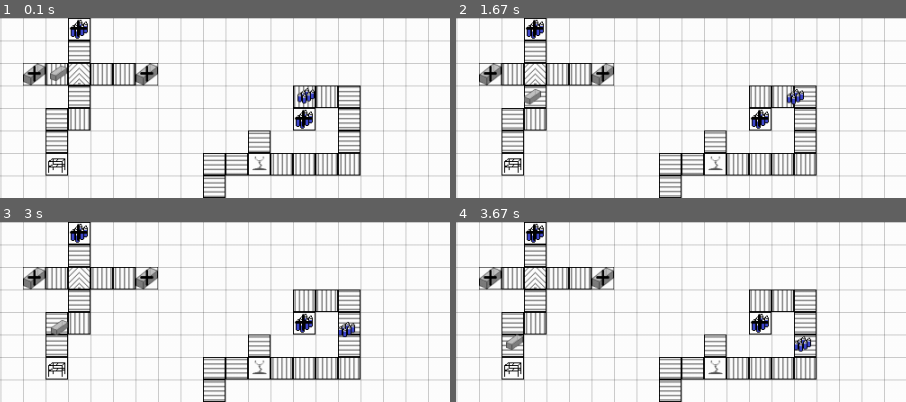
Above: before the commit, frames 1-4 (two rows, left to right).
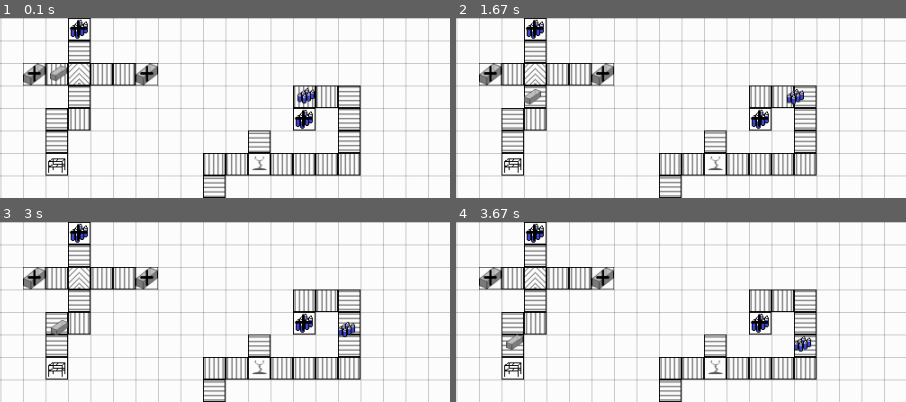
Above: after the commit, the same moments.

Repository: TobiasScheuer/PyGame-Simulations-other
Game: pygame game, started from FactorySim.py
Same seed, same stepped clock (60 frames per second), same inputs: the game is played once before the commit and once after it.
Inputs:
- Up to frame 1 (0.1 s): no input
- Up to frame 2 (1.67 s): no input
- Up to frame 3 (3 s): no input
- Up to frame 4 (3.67 s): no input
The pictures show only the part of the screen within x 2-52%, y 0-50%; the shares and areas given below are measured in that part.

The runs differ from the first frame. In frame 1, 0.7% of the frame differs, in the area x 45-55%, y 75-88%; in frame 2, 0.7%; in frame 3, 0.7%; in frame 4, 0.7%.

Commit message:
fix: added  backwards input/direction detection which fixed previous turning/interface errors

Diff:
--- a/FactorySim.py
+++ b/FactorySim.py
@@ -3,7 +3,7 @@
 import random
 
 """
-TODO: Fix input/output detection (see conveyors left of robot), adapt robot grab coordinates
+TODO: adapt robot grab coordinates
 Goal of this Simulation:
 Visualize a HMI for a 2-D factory including manufacturing machines, intralogistics, productivity stats.
 [3-D factory by having floors, switch floor with arrows on display]
@@ -57,6 +57,15 @@
 	"""
 	doc
 	"""
+
+	def __init__(self, coordinates):
+		self.check_coordinates(coordinates)
+		self.coordinates = coordinates
+		self.ID = generate_ID()
+		IDS[self.ID] = type(self)
+		self.input_rect = list()		# a list of 25x3 rect
+		self.output_rect = list()		# a list of 25x3 rect
+
 	def check_coordinates(self, coordinates):
 		if coordinates[0] < 0 or coordinates[0] > WIDTH:
 			raise PlacementError(type(self), coordinates, "horizontal coordinate bounds")
@@ -65,24 +74,6 @@
 		for i, entity in enumerate(LOGISTICS+MACHINES):
 			if coordinates == entity.coordinates:
 				raise PlacementError(type(self), coordinates, entity)
-
-	def generate_ID(self):
-		ID = str(random.randint(1,9999))
-		while len(ID) < 4:
-			ID = "0" + ID
-		while ID in IDS.keys():
-			ID = str(random.randint(1,9999))
-			while len(ID) < 4:
-				ID = "0" + ID
-		self.ID = ID
-
-	def __init__(self, coordinates):
-		self.check_coordinates(coordinates)
-		self.coordinates = coordinates
-		self.generate_ID()
-		IDS[self.ID] = type(self)
-		self.input_rect = list()		# a list of 25x3 rect
-		self.output_rect = list()		# a list of 25x3 rect
 
 	def get_interfaces(self):
 		"""
@@ -108,7 +99,6 @@
 							self.output_rect.append(logistic.input_rect[inputlist_indexes[j]])
 
 
-
 class Machine(Resources):
 	"""
 	doc
@@ -160,7 +150,7 @@
 				elif self.output_rect[1] in logistic.input_rect:
 					coordinates = (self.output_rect[1][0], self.output_rect[1][1]-1 )
 			if coordinates != (0,0):
-				self.generate_ID()
+				self.ID = generate_ID()
 				if self.product == "boxes":
 					newProduct = Box(coordinates)
 					collision_box = pygame.Rect(coordinates, newProduct.size)
@@ -215,30 +205,32 @@
 
 	def check_orientation(self):
 		if self.direction == None:
-			if len(self.input_rect) == 0:
+			left_interface = pygame.Rect(self.coordinates[0]-1, self.coordinates[1], 3, 25)
+			right_interface = pygame.Rect(self.coordinates[0]+24, self.coordinates[1], 3, 25)
+			up_interface = pygame.Rect(self.coordinates[0], self.coordinates[1]-1, 25, 3)
+			down_interface = pygame.Rect(self.coordinates[0], self.coordinates[1]+24, 25, 3)
+			possible_neighbours = [(self.coordinates[0]-25,self.coordinates[1]), (self.coordinates[0]+25,self.coordinates[1]), (self.coordinates[0],self.coordinates[1]+25), (self.coordinates[0],self.coordinates[1]-25)]
+			hits = list()
+			combinedlist = LOGISTICS+MACHINES
+			for i, entity in enumerate(combinedlist):
+				if entity.coordinates in possible_neighbours:
+					hits.append(entity.coordinates)
+			if len(hits) > 2 and isinstance(self, RollerConveyor) and isinstance(self, TIntersection) == False: #1D Roller Conveyor supposed to only have 2 neighbors
+				raise PlacementError(type(self), self.coordinates, "too many neighbours")
+			elif len(hits) <= 0:
 				pass
-			elif len(self.input_rect) == 1:
-				input = self.input_rect[0]
-				possible_neighbours = [(self.coordinates[0]-25,self.coordinates[1]), (self.coordinates[0]+25,self.coordinates[1]), (self.coordinates[0],self.coordinates[1]+25), (self.coordinates[0],self.coordinates[1]-25)]
-				hits = list()
-				for i,logistic in enumerate(LOGISTICS):
-					if logistic.coordinates in possible_neighbours:
-						hits.append(logistic.coordinates)
-				for i, machine in enumerate(MACHINES):
-					if machine.coordinates in possible_neighbours:
-						hits.append(machine.coordinates)
-				if len(hits) > 2 and isinstance(self, RollerConveyor): #1D Roller Conveyor supposed to only have 2 neighbors
-					raise PlacementError(type(self), self.coordinates, "too many neighbours")
-				elif len(hits) <= 0:
+			else:
+				if len(self.input_rect) == 0:
 					pass
-				else:
+				elif len(self.input_rect) == 1:
+					input = self.input_rect[0]
 					output_rect = False
 					for k in range (0,len(hits)):
 						if hits[k][0] < self.coordinates[0]: # neighbour on left flank
 							if input.left < self.coordinates[0]: # input on left flank
 								pass
 							else: # input not on left flank -> has to be output
-								output_rect = pygame.Rect((self.coordinates[0]-1, self.coordinates[1]),(3,25))
+								output_rect = left_interface
 								self.direction = "left"
 								self.image = pygame.transform.rotate(self.image, 90)
 								self.image1 = pygame.transform.rotate(self.image1, 90)
@@ -247,7 +239,7 @@
 							if input.left > self.coordinates[0]: # input on the right flank
 								pass
 							else:
-								output_rect = pygame.Rect((self.coordinates[0]+24, self.coordinates[1]),(3,25))
+								output_rect = right_interface
 								self.direction = "right"
 								self.image = pygame.transform.rotate(self.image, 270)
 								self.image1 = pygame.transform.rotate(self.image1, 270)
@@ -256,7 +248,7 @@
 							if input.top < self.coordinates[1]: # input above
 								pass
 							else:
-								output_rect = pygame.Rect((self.coordinates[0], self.coordinates[1]-1),(25,3))
+								output_rect = up_interface
 								self.direction = "up"
 								#image correct orientation from loading
 								break
@@ -264,7 +256,7 @@
 							if input.top > self.coordinates[1]:
 								pass
 							else:
-								output_rect = pygame.Rect((self.coordinates[0], self.coordinates[1]+24),(25,3))
+								output_rect = down_interface
 								self.direction = "down"
 								self.image = pygame.transform.flip(self.image, False, True)
 								self.image1 = pygame.transform.flip(self.image1, False, True)
@@ -274,37 +266,81 @@
 					if not output_rect == False:
 						if output_rect not in self.output_rect:
 							self.output_rect.append(output_rect)
-			elif len(self.input_rect) == 2:
+				elif len(self.input_rect) == 2:
+					pass
+				elif len(self.input_rect) == 3:
+					if isinstance(self, TIntersection):
+						possible_interfaces = [left_interface, right_interface, up_interface, down_interface]
+						for i in range(0,4):
+							if not possible_interfaces[i] in self.input_rect:
+								self.output_rect.append(possible_interfaces[i])
+								if i == 0:
+									self.direction = "left"
+									self.image = pygame.transform.rotate(self.image, 90)
+									self.image1 = pygame.transform.rotate(self.image1, 90)
+								elif i == 1:
+									self.direction = "right"
+									self.image = pygame.transform.rotate(self.image, 270)
+									self.image1 = pygame.transform.rotate(self.image1, 270)
+								elif i == 2:
+									self.direction = "up"
+									#image correct orientation from loading
+								else:
+									self.direction = "down"
+									self.image = pygame.transform.flip(self.image, False, True)
+									self.image1 = pygame.transform.flip(self.image1, False, True)
+								break
+				else:
+					print('error1')
+					# TODO: create actual error
+		if self.direction == None:
+			if len(self.output_rect) == 1:
+				output = self.output_rect[0]
+				if output == left_interface:	# if only output found, turn conveyor towards output
+					self.direction ="left"
+					self.image = pygame.transform.rotate(self.image, 90)
+					self.image1 = pygame.transform.rotate(self.image1, 90)
+				elif output == right_interface:
+					self.direction = "right"
+					self.image = pygame.transform.rotate(self.image, 270)
+					self.image1 = pygame.transform.rotate(self.image1, 270)
+				elif output == up_interface:
+					self.direction = "up"
+					#image correct orientation from loading
+				elif output == down_interface:
+					self.direction = "down"
+					self.image = pygame.transform.flip(self.image, False, True)
+					self.image1 = pygame.transform.flip(self.image1, False, True)
+				input_rect = False
+				for k in range (0,len(hits)):
+					if hits[k][0] < self.coordinates[0]: # neighbour on left flank
+						if output.left < self.coordinates[0]: # ouput on left flank
+							pass
+						else: # output not on left flank -> has to be input
+							input_rect = left_interface
+					elif hits[k][0] > self.coordinates[0]: # neighbour on the right flank
+						if output.left > self.coordinates[0]: # output on the right flank
+							pass
+						else:
+							input_rect = right_interface
+					elif hits[k][1] < self.coordinates[1]: # neighbour above
+						if output.top < self.coordinates[1]: # output above
+							pass
+						else:
+							input_rect = up_interface
+					elif hits[k][1] > self.coordinates[1]: # neighbour below
+						if output.top > self.coordinates[1]: # output below
+							pass
+						else:
+							input_rect = down_interface
+					else:
+						print('error3')
+				if not input_rect == False:
+					if input_rect not in self.input_rect:
+						self.input_rect.append(input_rect)
+			else:
 				pass
-			elif len(self.input_rect) == 3:
-				if isinstance(self, TIntersection):
-					poss1 = pygame.Rect(self.coordinates[0]-1, self.coordinates[1], 3, 25)
-					poss2 = pygame.Rect(self.coordinates[0]+24, self.coordinates[1], 3, 25)
-					poss3 = pygame.Rect(self.coordinates[0], self.coordinates[1]-1, 25, 3)
-					poss4 = pygame.Rect(self.coordinates[0], self.coordinates[1]+24, 25, 3)
-					possible_interfaces = [poss1, poss2, poss3, poss4]
-					for i in range(0,4):
-						if not possible_interfaces[i] in self.input_rect:
-							self.output_rect.append(possible_interfaces[i])
-							if i == 0:
-								self.direction = "left"
-								self.image = pygame.transform.rotate(self.image, 90)
-								self.image1 = pygame.transform.rotate(self.image1, 90)
-							elif i == 1:
-								self.direction = "right"
-								self.image = pygame.transform.rotate(self.image, 270)
-								self.image1 = pygame.transform.rotate(self.image1, 270)
-							elif i == 2:
-								self.direction = "up"
-								#image correct orientation from loading
-							else:
-								self.direction = "down"
-								self.image = pygame.transform.flip(self.image, False, True)
-								self.image1 = pygame.transform.flip(self.image1, False, True)
-							break
-			else:
-				print('error1')
-				# TODO: create actual error
+				#print("error4")
 
 class BeltConveyor(Conveyor):
 	"""
@@ -422,7 +458,6 @@
 						if self.input_rect[index] == left_interface: # left input
 							if self.image_index == 7:
 								self.grabbed = product.ID
-								product.rect = product.rect.move(5,-1)
 								product.busy = True
 							elif self.image_index in [8,1,2,3]:
 								newindex = self.image_index -1
@@ -437,7 +472,6 @@
 						elif self.input_rect[index] == right_interface: # right input
 							if self.image_index == 3:
 								self.grabbed = product.ID
-								product.rect = product.rect.move(-5,-1)
 								product.busy = True
 							elif self.image_index in [7,8,1,2]:
 								newindex = self.image_index +1
@@ -452,7 +486,6 @@
 						elif self.input_rect[index] == up_interface: # upper input
 							if self.image_index == 1:
 								self.grabbed = product.ID
-								product.rect = product.rect.move(0,5)
 								product.busy = True
 							elif self.image_index in [5,6,7,8]:
 								newindex = self.image_index + 1
@@ -467,7 +500,6 @@
 						elif self.input_rect[index] == down_interface: # lower input
 							if self.image_index == 5:
 								self.grabbed = product.ID
-								product.rect = product.rect.move(0,-5)
 								product.busy = True
 							elif self.image_index in [6,7,8]:
 								newindex = self.image_index - 1
@@ -477,6 +509,24 @@
 								newindex = self.image_index + 1
 								self.image_index = newindex
 								self.image = self.images[newindex]
+						if not self.grabbed == None:
+							if self.image_index == 1:
+								new_coordinates = (self.rect[0]+5, self.rect[1]-10)
+							elif self.image_index == 2:
+								new_coordinates = (self.rect[0]+10, self.rect[1]-5)
+							elif self.image_index == 3:
+								new_coordinates = (self.rect[0]+18, self.rect[1]-1)
+							elif self.image_index == 4:
+								new_coordinates = (self.rect[0]+10, self.rect[1]+5)
+							elif self.image_index == 5:
+								new_coordinates = (self.rect[0]+5, self.rect[1]+10)
+							elif self.image_index == 6:
+								new_coordinates = (self.rect[0], self.rect[1]+5)
+							elif self.image_index == 7:
+								new_coordinates = (self.rect[0]-5, self.rect[1]-1)
+							elif self.image_index == 8:
+								new_coordinates = (self.rect[0]-10, self.rect[1]-5)
+							product.rect.update(new_coordinates, product.size)
 						break
 
 
@@ -488,7 +538,7 @@
 		"""
 		doc
 		"""
-		self.generate_ID()
+		self.ID = generate_ID()
 		IDS[self.ID] = type(self)
 		self.busy = False
 
@@ -548,10 +598,50 @@
 					self.rect.update((machine.coordinates[0]+3, machine.coordinates[1]+3), self.size)
 					self.busy = True
 
-	def generate_ID(self):
-		"""
-		doc
-		"""
+class Box(Product):
+	"""
+	doc
+	"""
+	size = (19,17)
+
+	def __init__(self, coordinates):
+		super().__init__(coordinates)
+
+		self.rect = pygame.Rect((coordinates[0]+3, coordinates[1]+3), self.size)
+		tempimage = pygame.image.load("res/factory/box.png").convert_alpha()
+		self.image = pygame.transform.smoothscale(tempimage, self.size)
+		self.content = None
+
+class Bottles(Product):
+	"""
+	doc
+	"""
+	size = (19,17)
+
+	def __init__(self, coordinates):
+		super().__init__(coordinates)
+		self.rect = pygame.Rect((coordinates[0]+3, coordinates[1]+3), self.size)
+		tempimage = pygame.image.load("res/factory/bottles.png").convert_alpha()
+		self.image = pygame.transform.smoothscale(tempimage, self.size)
+		tempimage = pygame.image.load("res/factory/boxedBottles.png").convert_alpha()
+		self.image_boxed = pygame.transform.smoothscale(tempimage, self.size)
+
+
+def check_collision(own_rect, collision_box):
+	"""
+	method to check if a moved or spawned product would collide with another product
+	takes the collision_box ( a pygame.Rect) as input
+	and checks for rect overlap with all other products
+	returns True for a detected collision and False if not
+	"""
+	collision = False
+	for i, product in enumerate(PRODUCTS):
+		if product.rect.colliderect(collision_box) == True and not product.rect == own_rect:
+			collision = True
+			break
+	return collision
+
+def generate_ID():
 		ID = str(random.randint(1,9999))
 		while len(ID) < 4:
 			ID = "0" + ID
@@ -559,50 +649,7 @@
 			ID = str(random.randint(1,9999))
 			while len(ID) < 4:
 				ID = "0" + ID
-		self.ID = ID
-
-class Box(Product):
-	"""
-	doc
-	"""
-	size = (19,17)
-
-	def __init__(self, coordinates):
-		super().__init__(coordinates)
-
-		self.rect = pygame.Rect((coordinates[0]+3, coordinates[1]+3), self.size)
-		tempimage = pygame.image.load("res/factory/box.png").convert_alpha()
-		self.image = pygame.transform.smoothscale(tempimage, self.size)
-		self.content = None
-
-class Bottles(Product):
-	"""
-	doc
-	"""
-	size = (19,17)
-
-	def __init__(self, coordinates):
-		super().__init__(coordinates)
-		self.rect = pygame.Rect((coordinates[0]+3, coordinates[1]+3), self.size)
-		tempimage = pygame.image.load("res/factory/bottles.png").convert_alpha()
-		self.image = pygame.transform.smoothscale(tempimage, self.size)
-		tempimage = pygame.image.load("res/factory/boxedBottles.png").convert_alpha()
-		self.image_boxed = pygame.transform.smoothscale(tempimage, self.size)
-
-
-def check_collision(own_rect, collision_box):
-	"""
-	method to check if a moved or spawned product would collide with another product
-	takes the collision_box ( a pygame.Rect) as input
-	and checks for rect overlap with all other products
-	returns True for a detected collision and False if not
-	"""
-	collision = False
-	for i, product in enumerate(PRODUCTS):
-		if product.rect.colliderect(collision_box) == True and not product.rect == own_rect:
-			collision = True
-			break
-	return collision
+		return ID
 
 def create_grid(screen):
 	"""
@@ -660,6 +707,11 @@
 	caption = 'FactorySim'
 	pygame.display.set_caption(caption)
 	counter = 0
+	for j in range(0,len(LOGISTICS)+1):
+		for i,entity in enumerate(LOGISTICS):
+			if isinstance(entity, Conveyor):
+				entity.get_interfaces()
+				entity.check_orientation()
 	for j in range(0,len(LOGISTICS)+1):
 		for i,entity in enumerate(LOGISTICS):
 			if isinstance(entity, Conveyor):
